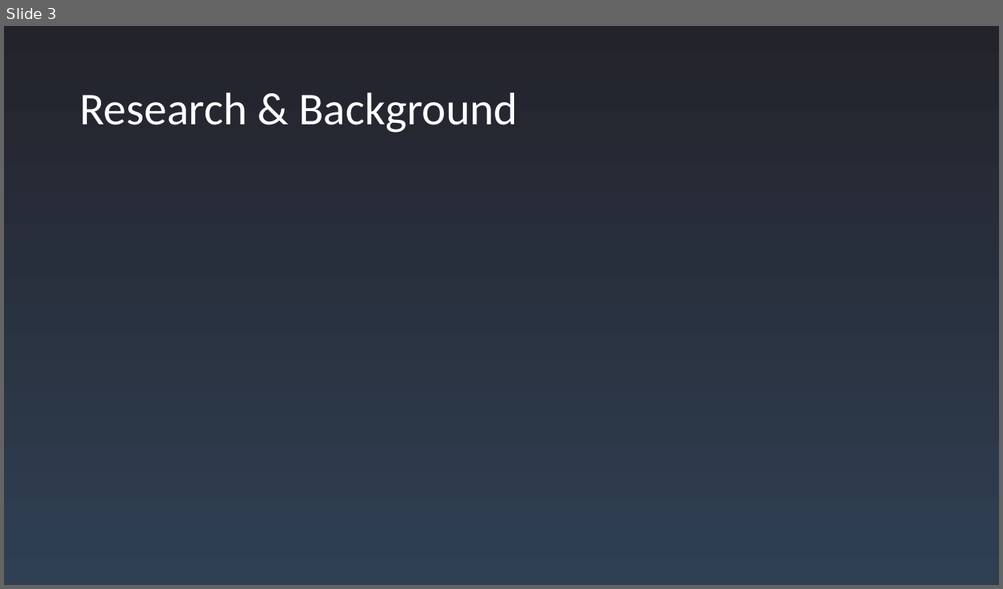
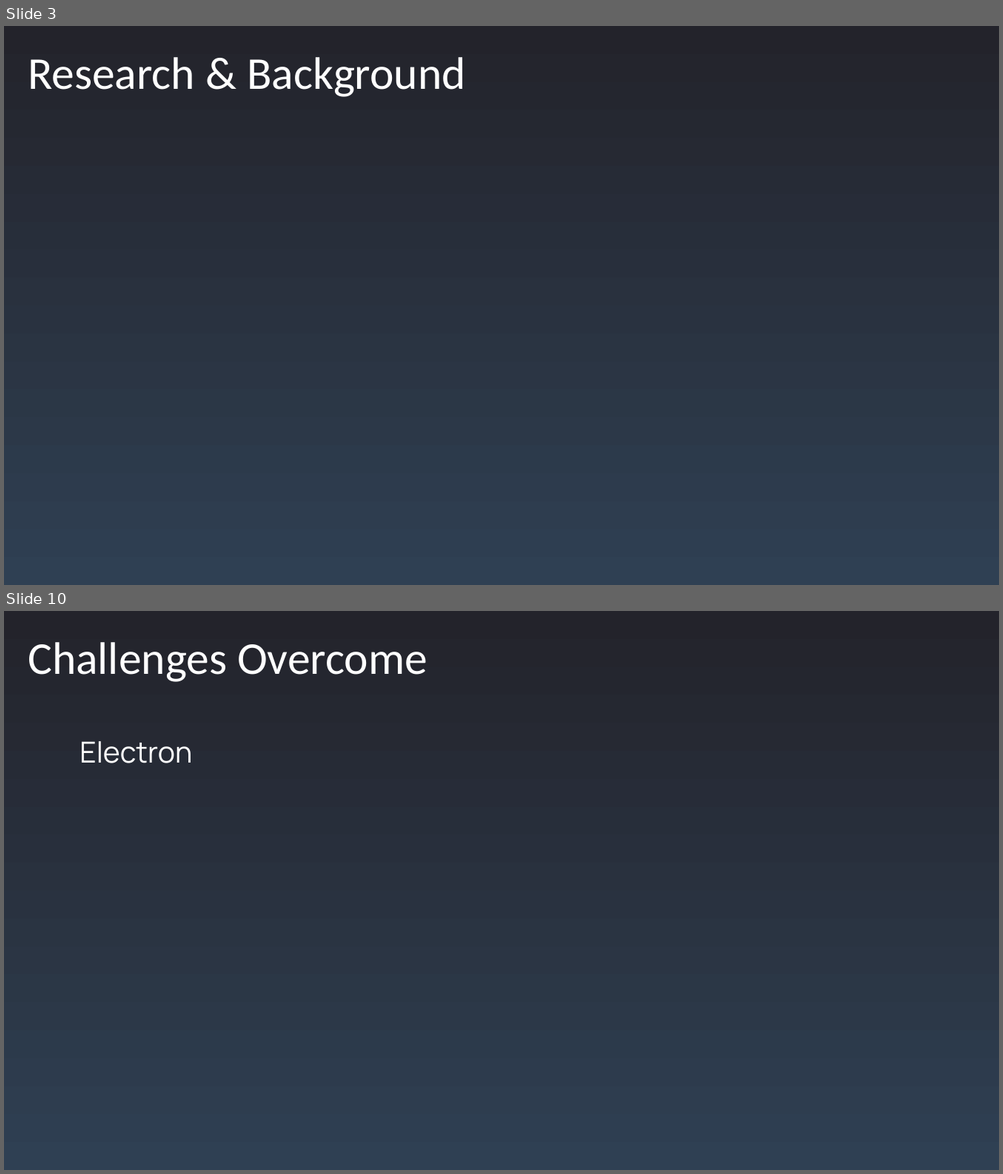
Before and after one commit to CEStrobl/nightwatch, a slide deck: documentation/NightWatch-Presentation.pptx. Shown one above the other, each under a label of ours: slide 3 before the commit, slides 3 and 10 after it; the slides between them are not shown. The pictures are 1003x589 and 1003x1174 pixels, drawn with LibreOffice and Linux fonts; fonts in the diff are those of the drawing. Boxes give left, top, right and bottom in pixels: in the first picture for what was removed or moved away, otherwise in the second. Text is boxed around its words. In the diff, an @@ line names an element or a change of style, - is before the commit and + after.

```diff
--- a/documentation/NightWatch-Presentation.pptx
+++ b/documentation/NightWatch-Presentation.pptx
@@ slide 10 added at (x1=4, y1=611, x2=999, y2=1170), background gradient #23232B to #2F4053 @@
@@ title added at (x1=28, y1=642, x2=427, y2=682), 44 pt, text #FFFFFF @@
+Challenges Overcome
@@ text added at (x1=79, y1=741, x2=192, y2=763), 28 pt, text #FFFFFF @@
+Electron
@@ slide 3 changed as well @@
@@ title "Research & Background" moved from (x1=79, y1=93, x2=518, y2=133) to (x1=28, y1=57, x2=466, y2=97) @@
```
Also in this commit, not shown: 1 other slide changed, 9 other slides added, 1 slide removed.
